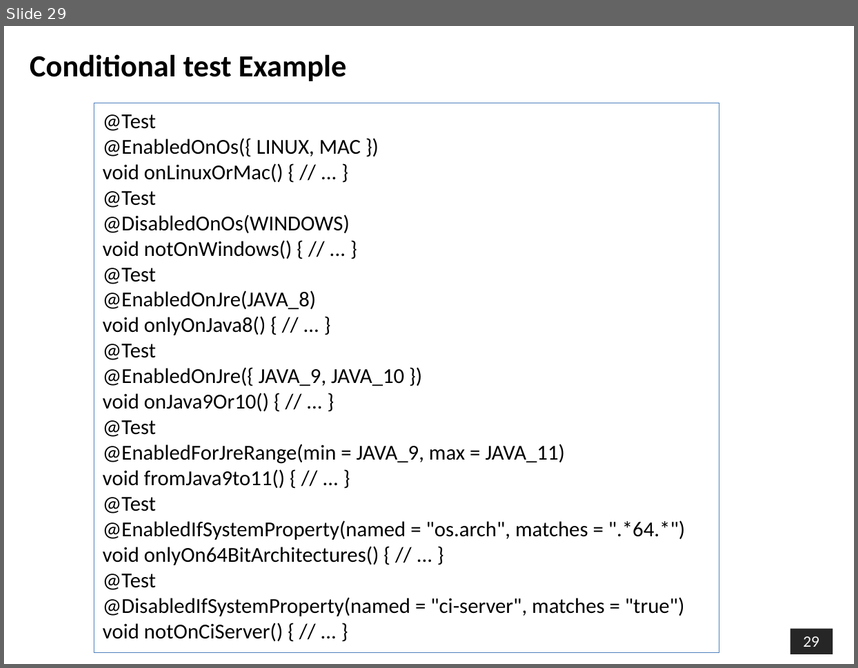
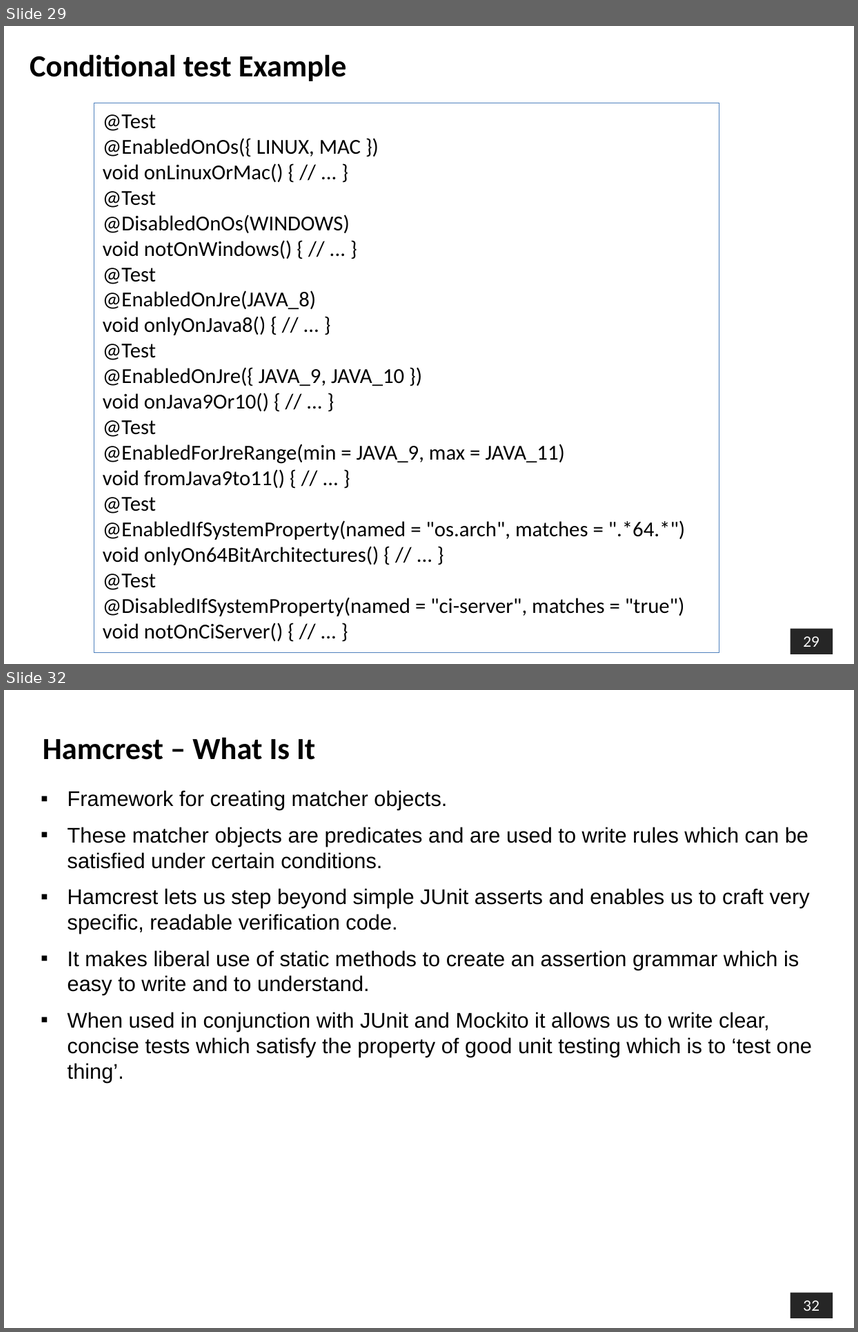
Before and after one commit to shalini06mittal/ConcertoTraining, a slide deck: ppts/Junit/Junit5.pptx. Shown one above the other, each under a label of ours: slide 29 before the commit, slides 29 and 32 after it; the slides between them are not shown. The pictures are 858x668 and 858x1332 pixels, drawn with LibreOffice and Linux fonts; fonts in the diff are those of the drawing; background and template pictures are left out. Boxes give left, top, right and bottom in pixels: in the first picture for what was removed or moved away, otherwise in the second. Text is boxed around its words. In the diff, an @@ line names an element or a change of style, - is before the commit and + after.

Commit message:
junit demos

```diff
--- a/ppts/Junit/Junit5.pptx
+++ b/ppts/Junit/Junit5.pptx
@@ slide 32 added at (4, 690, 854, 1328), background picture (left out); not listed: 1 template element that a slide beside it also shows @@
@@ text added at (43, 737, 315, 760), 26 pt, text #000000, bold @@
+Hamcrest – What Is It
@@ text added at (67, 790, 812, 1082), 18 pt, text #000000 @@
+▪ Framework for creating matcher objects.
+▪ These matcher objects are predicates and are used to write rules which can be satisfied under certain conditions.
+▪ Hamcrest lets us step beyond simple JUnit asserts and enables us to craft very specific, readable verification code.
+▪ It makes liberal use of static methods to create an assertion grammar which is easy to write and to understand.
+▪ When used in conjunction with JUnit and Mockito it allows us to write clear, concise tests which satisfy the property of good unit testing which is to ‘test one thing’.
```
Also in this commit, not shown: 31 other slides added, 33 other files.
